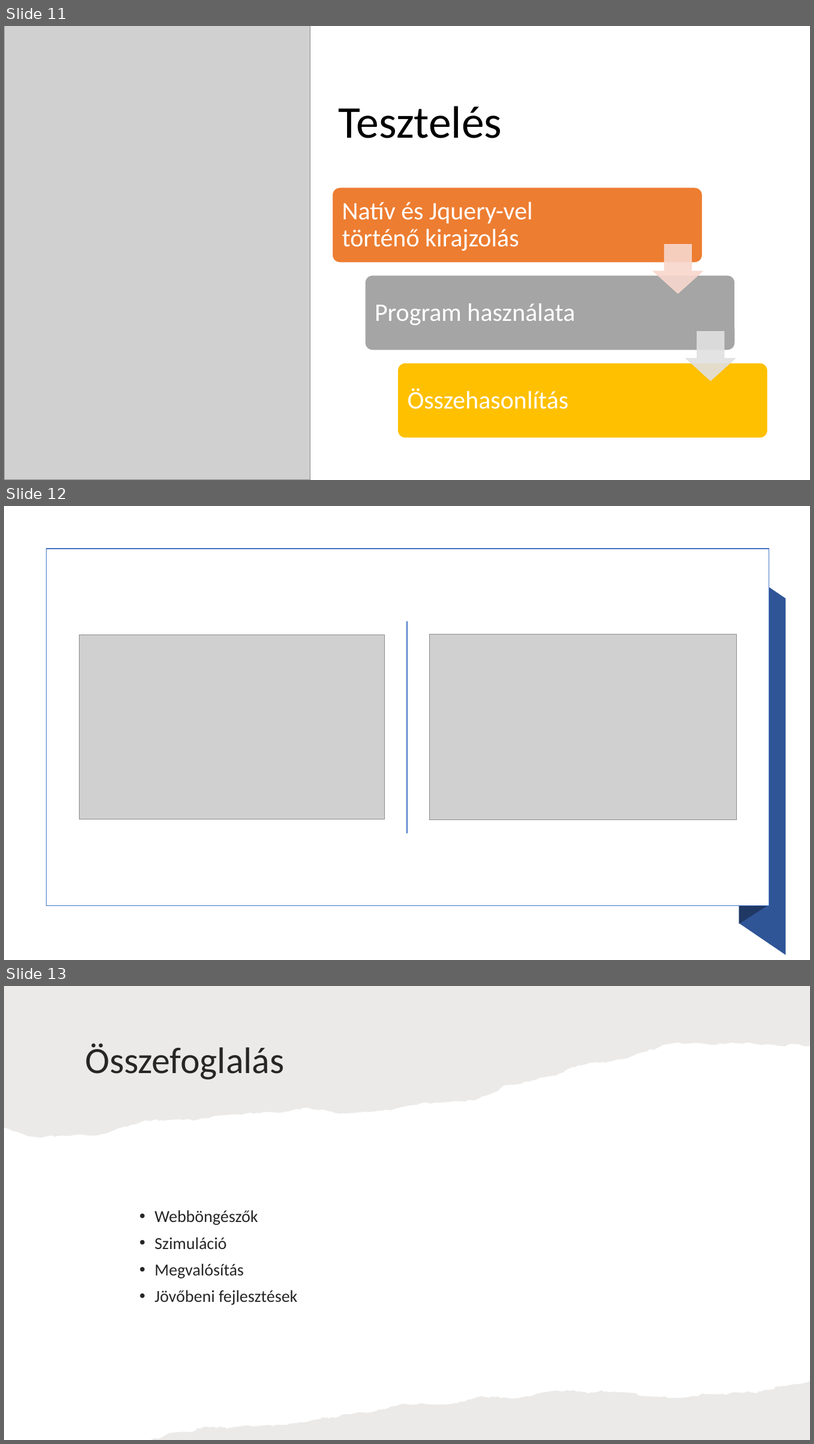
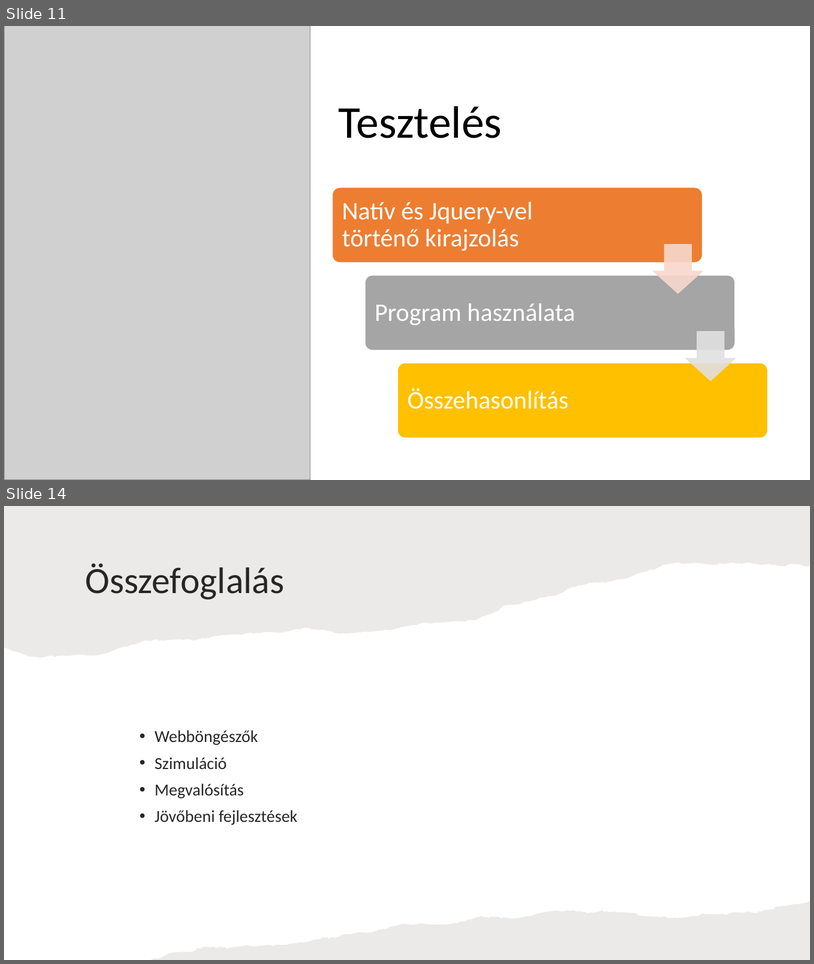
Before and after one commit to kardosi/Szakdolgozat, a slide deck: Szakdolgozat.pptx. Shown one above the other, each under a label of ours: slides 11, 12 and 13 before the commit, slides 11 and 14 after it; the slides between them are not shown. The pictures are 814x1444 and 814x964 pixels, drawn with LibreOffice and Linux fonts; fonts in the diff are those of the drawing; grey boxes stand for pictures. Boxes give left, top, right and bottom in pixels: in the first picture for what was removed or moved away, otherwise in the second. Text is boxed around its words. In the diff, an @@ line names an element or a change of style, - is before the commit and + after.

```diff
--- a/Szakdolgozat.pptx
+++ b/Szakdolgozat.pptx
@@ slide 12 removed at <box>4,506,810,960</box>, background #FFFFFF @@
@@ rectangle removed at <box>47,549,770,905</box> @@
@@ freeform shape removed at <box>740,549,767,924</box> @@
@@ freeform shape removed at <box>740,567,786,954</box> @@
@@ line removed from (408, 621) to (408, 832) @@
@@ picture removed at <box>80,635,385,819</box> @@
@@ picture removed at <box>430,634,737,819</box> @@
@@ what was slide 13 is now slide 14 @@
```
Also in this commit, not shown: 2 slides changed, 2 slides added.
